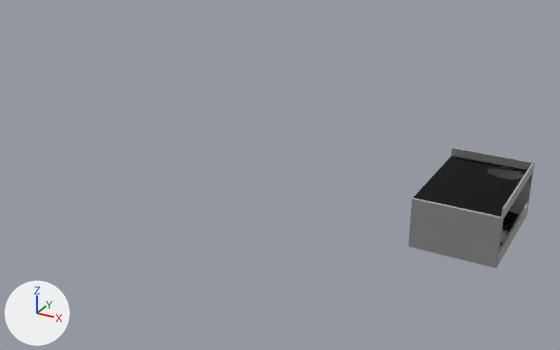
The OBJ model assets/models/ClaudeChappe/salle_classe_bas02.obj as it was, and as the next commit left it.
Both versions are drawn from a 50 mm lens placed at (23.4, -67.5, 62.2), pointed at (-42.5, 52.4, 2.3). Arrows for +X, +Y and +Z are at lower left; the lights stay in place. Where no turn or scale is listed for an object, it has been applied to the vertices.

The first picture shows 'mur_classes_exterieur'.
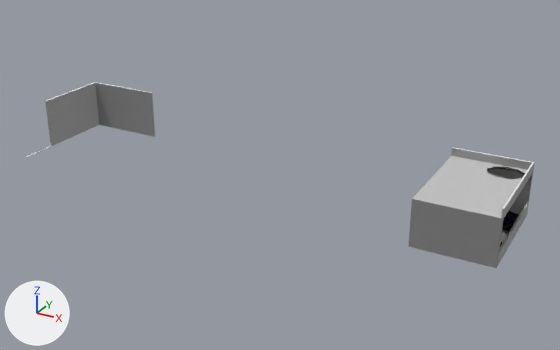
Edits to the bpy script that builds the scene:
```text
Add mat_material:
    mat_material = principled_material('Material')
    mat_material.base_color = (0.8, 0.8, 0.8)  # white #e7e7e7
    mat_material.roughness = 1.0
Change me_mur_classes_exterieur:
    used by ob_mur_classes_exterieur; location = (0.0, 0.0, 0.0)
    remove me_mur_classes_exterieur.from_pydata(...)  # 3140 vertices, 5496 faces; spans x -12.4..2.2, y 41.4..62.6, z -0.3..10.2
    add me_mur_classes_exterieur.from_pydata(...)  # 3166 vertices, 5543 faces; spans x -96.7..2.2, y 39.5..62.6, z -0.3..10.2
    me_mur_classes_exterieur part 1: a new loose piece of 26 vertices spanning x -96.7..-80.2, y 39.5..62.6, z 0.0..10.2
    me_mur_classes_exterieur part 2: 2 vertices removed from x -4.4..-0.3, y 56.8..57.8, z 8.7; 2 vertices added at x -4.5..-0.4, y 56.7..57.7, z 8.7
    me_mur_classes_exterieur part 3: 3963 kept faces spanning x -12.4..2.2, y 41.4..62.6, z -0.2..10.2 get new texture (UV) coordinates
    me_mur_classes_exterieur part 4: 8 faces spanning x -12.4..2.2, y 41.7..62.6, z 10.2 switch from mat_plastic_white_material to mat_material (white #e7e7e7)
    me_mur_classes_exterieur part 5: 66 faces spanning x -12.4..1.9, y 41.8..62.5, z 8.4..8.7 switch from mat_dark_metal to mat_plastic_white_material
```

Boxes (x1, y1, x2, y2) around the edits, measured in the pictures (560 x 350 px; the box of a moved part takes in the faces that stretch with it):
'mur_classes_exterieur', reshaped (298% wider, 53% taller)
    before: (408, 147, 535, 268)
    after: (26, 82, 535, 268)
part 1 of me_mur_classes_exterieur, added
    after: (26, 82, 155, 157)
part 2 of me_mur_classes_exterieur, moved or reshaped
    both: (453, 156, 522, 216)
part 3 of me_mur_classes_exterieur, surface changed
    both: (412, 148, 535, 243)
part 4 of me_mur_classes_exterieur, recoloured
    both: (452, 147, 534, 209)
part 5 of me_mur_classes_exterieur, recoloured
    both: (413, 156, 527, 217)
